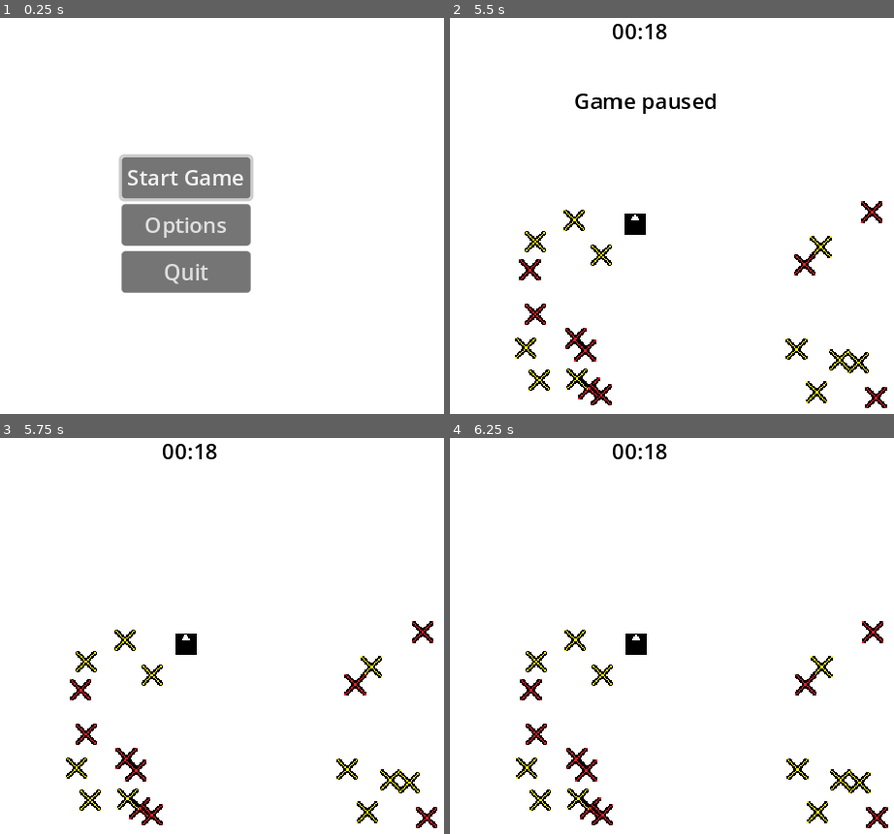
Above: before the commit, frames 1-4 (two rows, left to right).
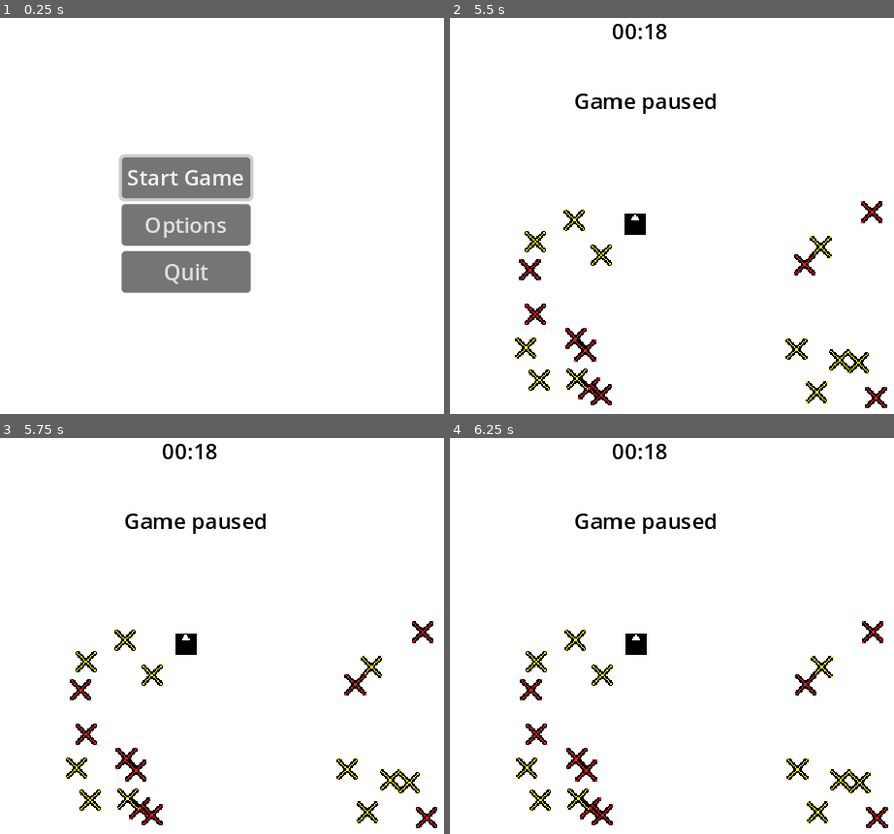
Above: after the commit, the same moments.

Repository: Marcin-Lach/javsc
Game: Godot game, scene res://menu.tscn
Two runs of this game, one before a commit and one after it. Both use one fixed random seed, a clock stepped at 60 frames per second and the inputs below.
Inputs:
- Up to frame 1 (0.25 s): no input
- Up to frame 2 (5.5 s): click "Start Game" at 0.5 s; hold Right (right) 1.28-2.03 s; hold Down (down) 2.03-2.78 s; hold Right (right) 2.78-3.53 s; hold Up (up) 3.53-4.28 s; hold Left (left) from 4.28 s (still down); tap Escape (pause_menu) at 4.9 s
- Up to frame 3 (5.75 s): keep holding Left (left)
- Up to frame 4 (6.25 s): release Left (left) at 5.78 s; hold Down (down) from 5.78 s (still down)

Frames 1-2 are identical in both runs. In frame 3, 0.6% of the frame differs, in the area x 28-60%, y 19-25%; in frame 4, 0.6%.

Commit message:
Fix pausing the game

Diff:
--- a/src/Hud/Hud.gd
+++ b/src/Hud/Hud.gd
@@ -24,13 +24,15 @@
 
 func countdown_to_start(countdown_seconds: int):
 	countdown_label.show()
-	var tween = create_tween().set_loops(countdown_seconds)
+	var tween = (create_tween()
+		.set_pause_mode(Tween.TWEEN_PAUSE_STOP)
+		.set_loops(countdown_seconds))
 	tween.tween_property(countdown_label, "scale", Vector2(2, 2), 0.5)
 	tween.tween_property(countdown_label, "scale", Vector2(1, 1), 0.5)
 	for second in countdown_seconds:
 		print(str(second))
 		countdown_label.text = str(countdown_seconds-second)
-		await get_tree().create_timer(1.0).timeout
+		await get_tree().create_timer(1.0, false).timeout
 	countdown_label.hide()
 	time_left_label.show()
 	countdown_completed.emit()
@@ -41,7 +43,7 @@
 	message_label.show()
 
 	if hide_after_seconds > 0:
-		await get_tree().create_timer(hide_after_seconds).timeout
+		await get_tree().create_timer(hide_after_seconds, false).timeout
 		message_label.hide()
 
 	message_label.scale = Vector2(1.0, 1.0)
Not shown, changed: diary/README.md
